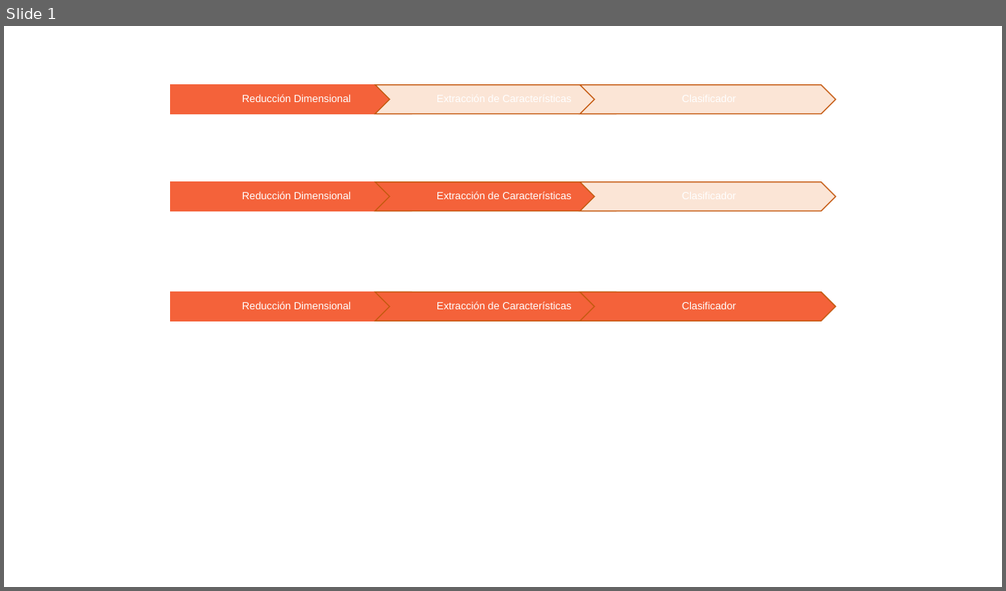
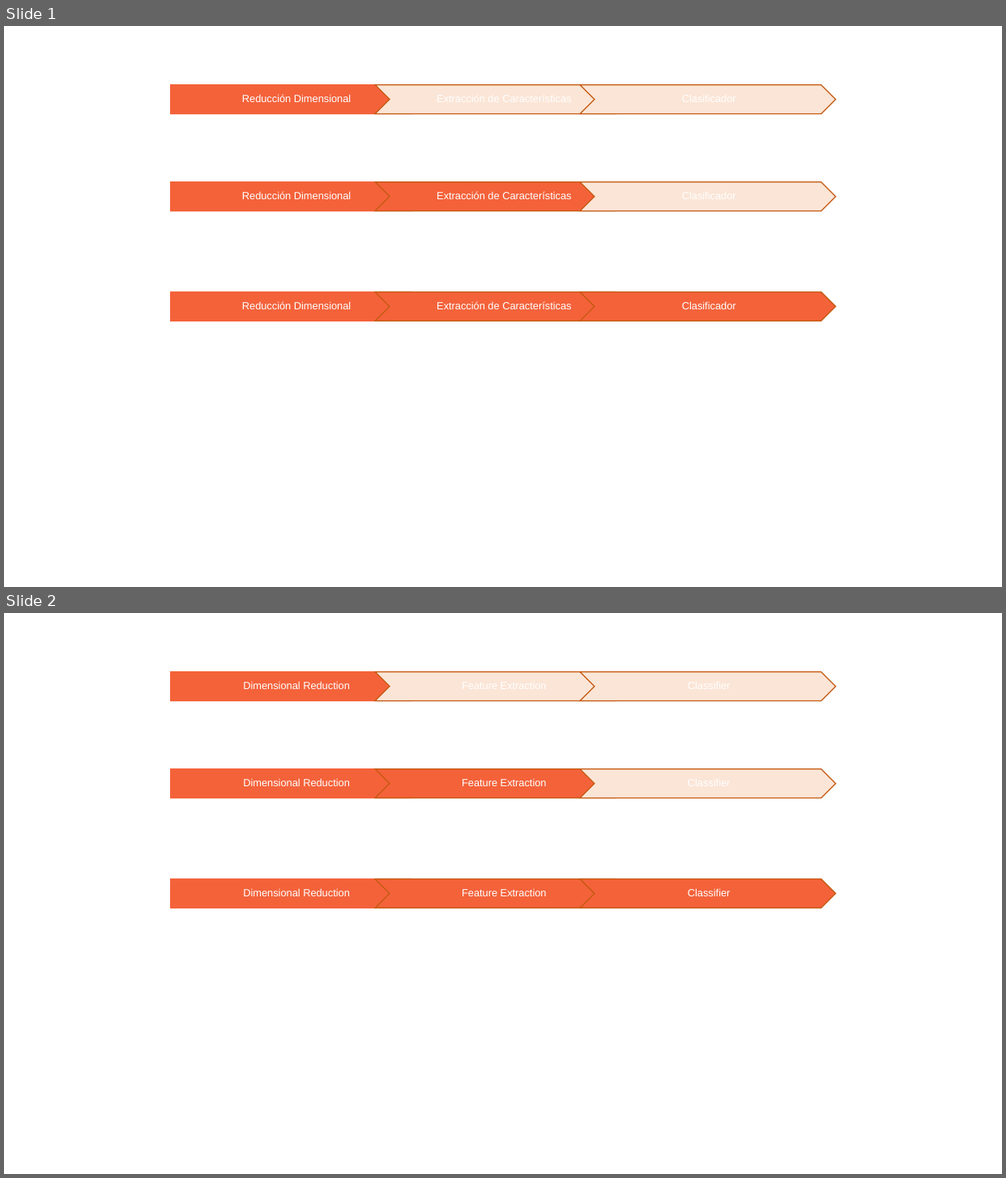
Before and after one commit to davidruizhidalgo/webRemoteSensing, a slide deck: appRemoteSensing/processing/static/processing/img/formImgs.pptx. Shown one above the other, each under a label of ours: slide 1 before the commit, slides 1 and 2 after it. The pictures are 1006x591 and 1006x1178 pixels, drawn with LibreOffice and Linux fonts; fonts in the diff are those of the drawing. Boxes give left, top, right and bottom in pixels: in the first picture for what was removed or moved away, otherwise in the second. Text is boxed around its words. In the diff, an @@ line names an element or a change of style, - is before the commit and + after.

```diff
--- a/appRemoteSensing/processing/static/processing/img/formImgs.pptx
+++ b/appRemoteSensing/processing/static/processing/img/formImgs.pptx
@@ slide 2 added at (4,613,1002,1174), background #FFFFFF @@
@@ group added at (171,672,837,701): 2 chevrons, 1 pentagon arrow, 1 text @@
+Dimensional Reduction
@@ group added at (171,769,837,798): 2 texts, 2 chevrons, 1 pentagon arrow @@
+Dimensional Reduction
+Feature Extraction
@@ group added at (171,879,837,909): 3 texts, 2 chevrons, 1 pentagon arrow @@
+Dimensional Reduction
+Feature Extraction
+Classifier
```
Also in this commit, not shown: 30 other files.
